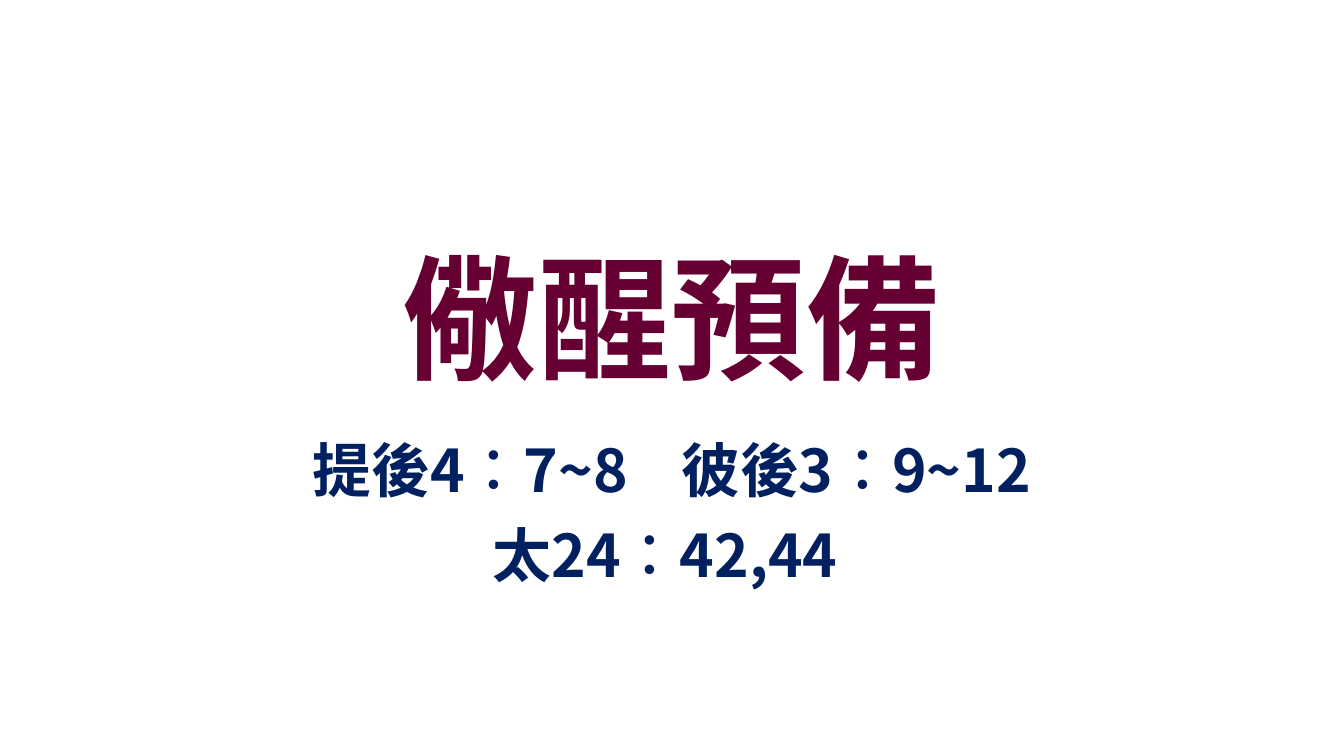
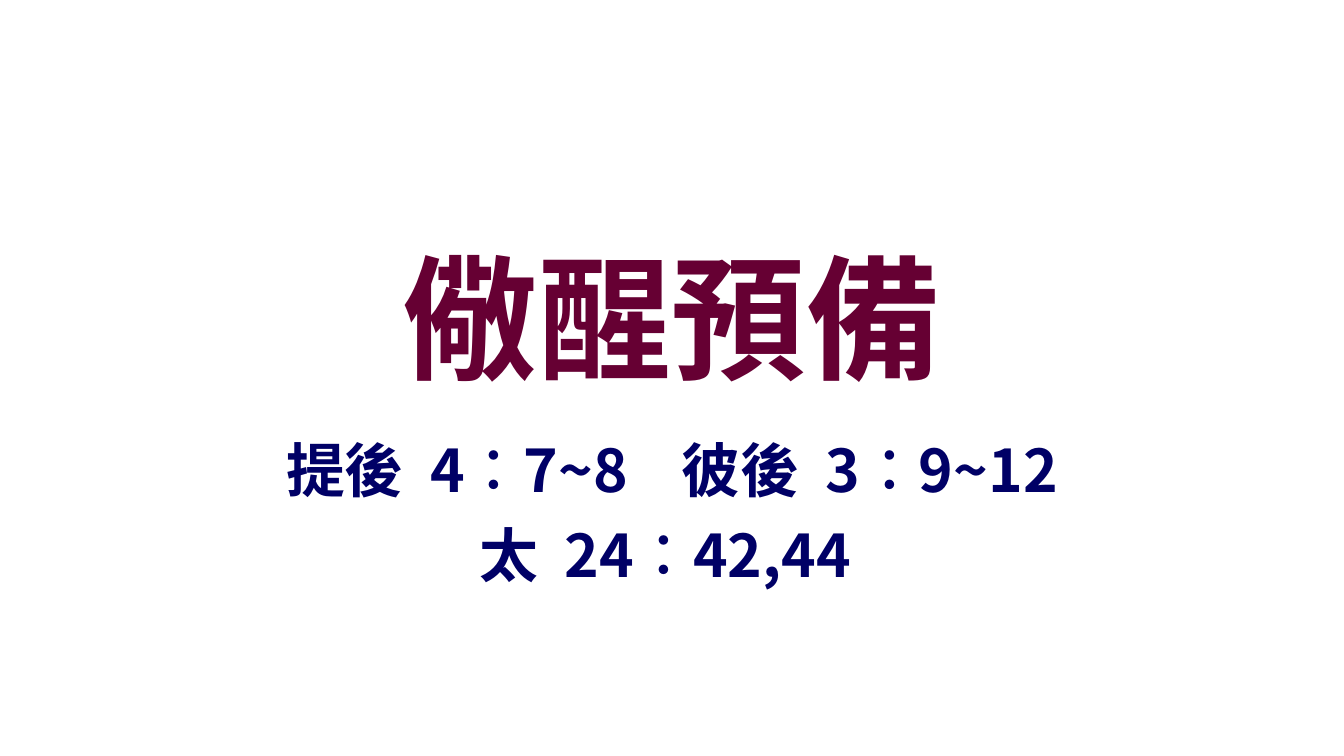
Before and after one commit to batisuoc/worship-resources, a slide deck: slide 1 of 92儆醒預備.ppt. Drawn at 1344x756 pixels with LibreOffice and Linux fonts; fonts in the diff are those of the drawing; background and template pictures are left out. Boxes give left, top, right and bottom in pixels: in the first picture for what was removed or moved away, otherwise in the second. Text is boxed around its words. In the diff, an @@ line names an element or a change of style, - is before the commit and + after.

```diff
--- a/92儆醒預備.ppt
+++ b/92儆醒預備.ppt
@@ subtitle at <box>286,442,1058,590</box>: text changed; text colour #002060 to #000066 @@
-提後4︰7~8 彼後3︰9~12
-太24︰42,44
+提後 4︰7~8 彼後 3︰9~12
+太 24︰42,44
```
Also in this commit, not shown: 6 other slides changed, 1 other file.
